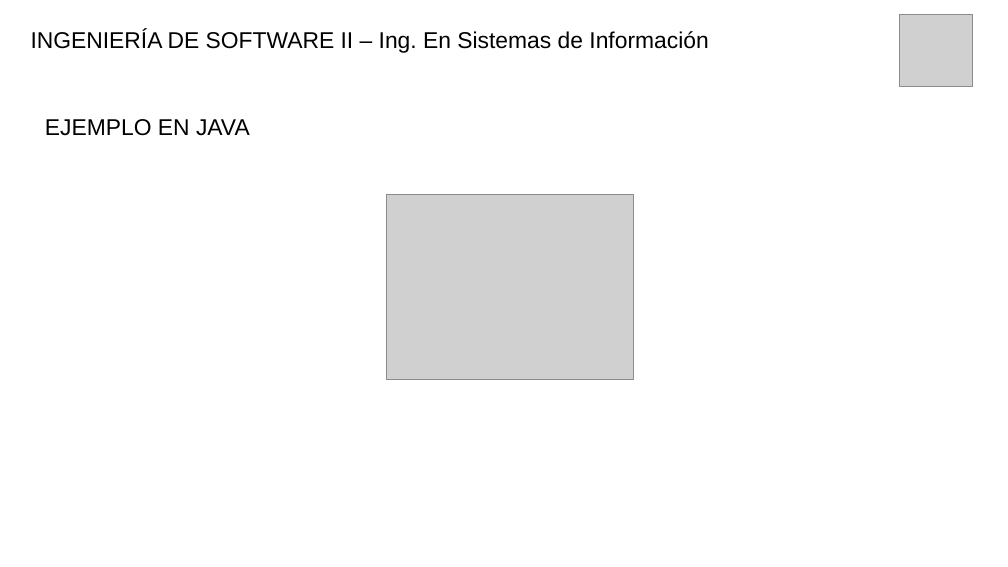
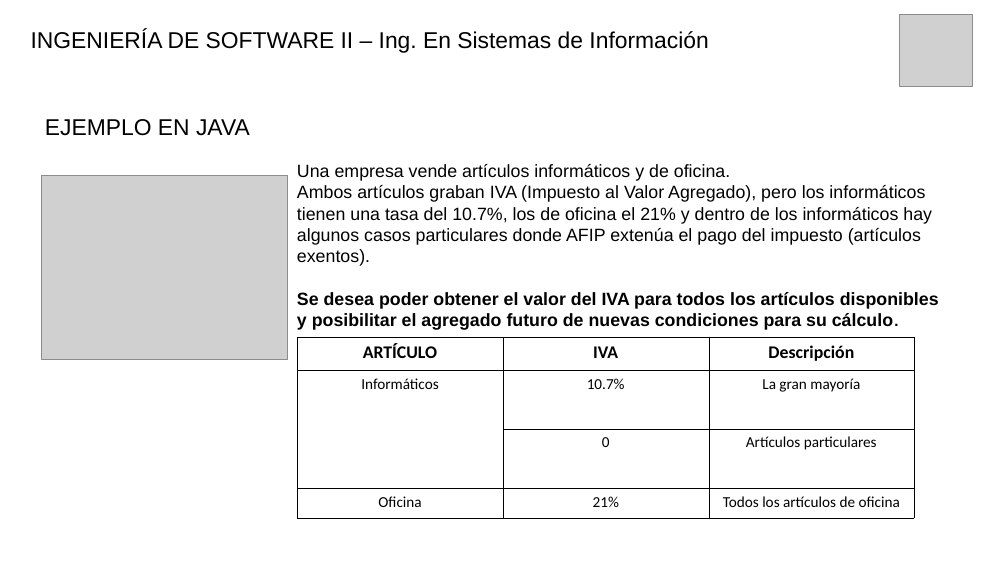
Before and after one commit to fabiodmk/factorypatternjava, a slide deck: slide 10 of Documentación/Factory Pattern.pptx. Drawn at 1008x567 pixels with LibreOffice and Linux fonts; fonts in the diff are those of the drawing; grey boxes stand for pictures. Boxes give left, top, right and bottom in pixels: in the first picture for what was removed or moved away, otherwise in the second. Text is boxed around its words. In the diff, an @@ line names an element or a change of style, - is before the commit and + after.

```diff
--- a/Documentación/Factory Pattern.pptx
+++ b/Documentación/Factory Pattern.pptx
@@ picture: place and size @@
-picture at [387, 195, 634, 380]
+picture at [41, 176, 288, 360]
@@ text added at [297, 164, 939, 330], 14 pt, text #000000 @@
+Una empresa vende artículos informáticos y de oficina.
+Ambos artículos graban IVA (Impuesto al Valor Agregado), pero los informáticos tienen una tasa del 10.7%, los de oficina el 21% y dentro de los informáticos hay algunos casos particulares donde AFIP extenúa el pago del impuesto (artículos exentos).
+Se desea poder obtener el valor del IVA para todos los artículos disponibles y posibilitar el agregado futuro de nuevas condiciones para su cálculo.
@@ table added at [297, 338, 915, 519], 4 rows, 3 columns @@
+ARTÍCULO | IVA | Descripción
+Informáticos | 10.7% | La gran mayoría
+ | 0 | Artículos particulares
+Oficina | 21% | Todos los artículos de oficina
```
Also in this commit, not shown: 13 other slides changed, 11 other files.
